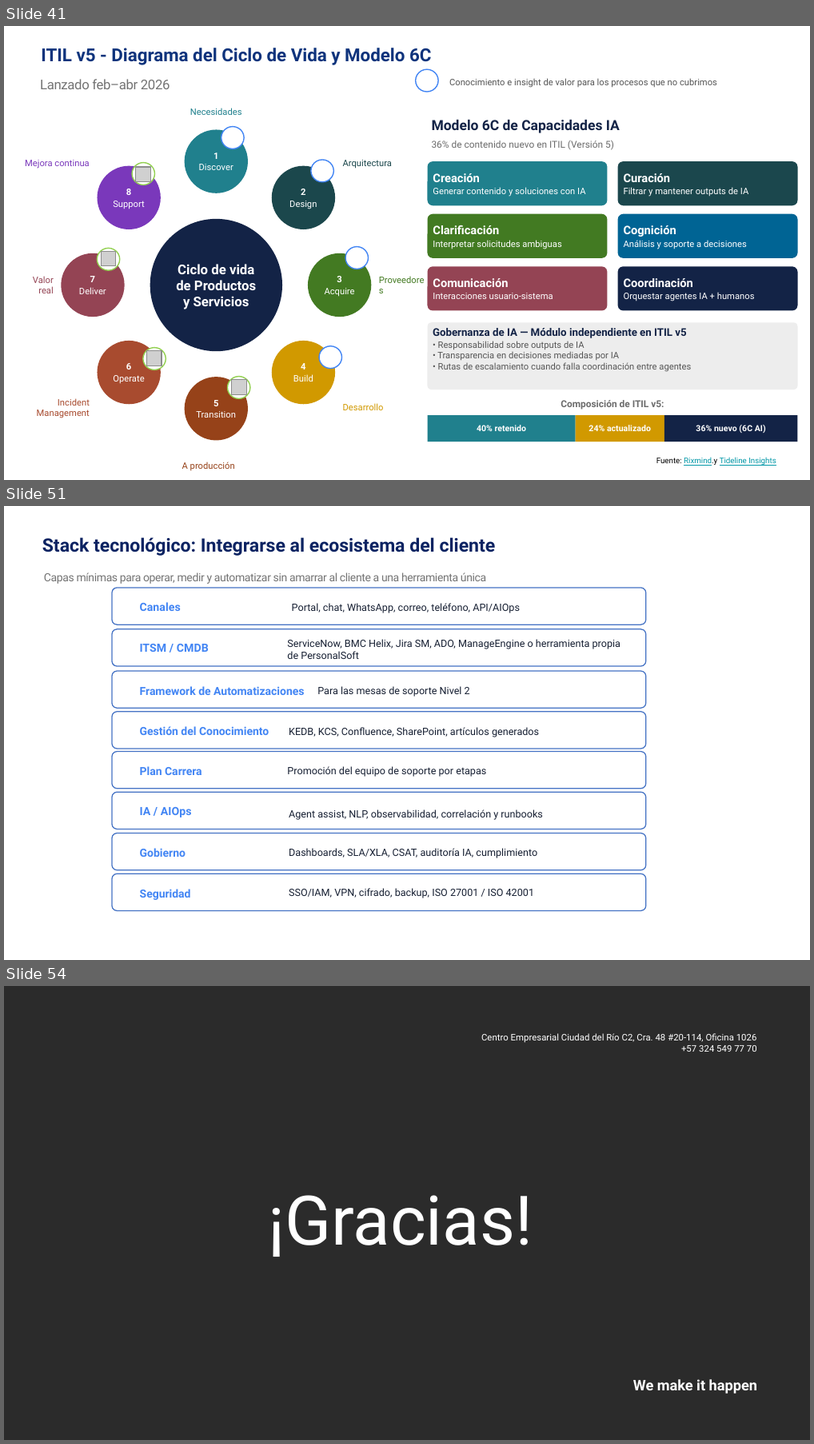
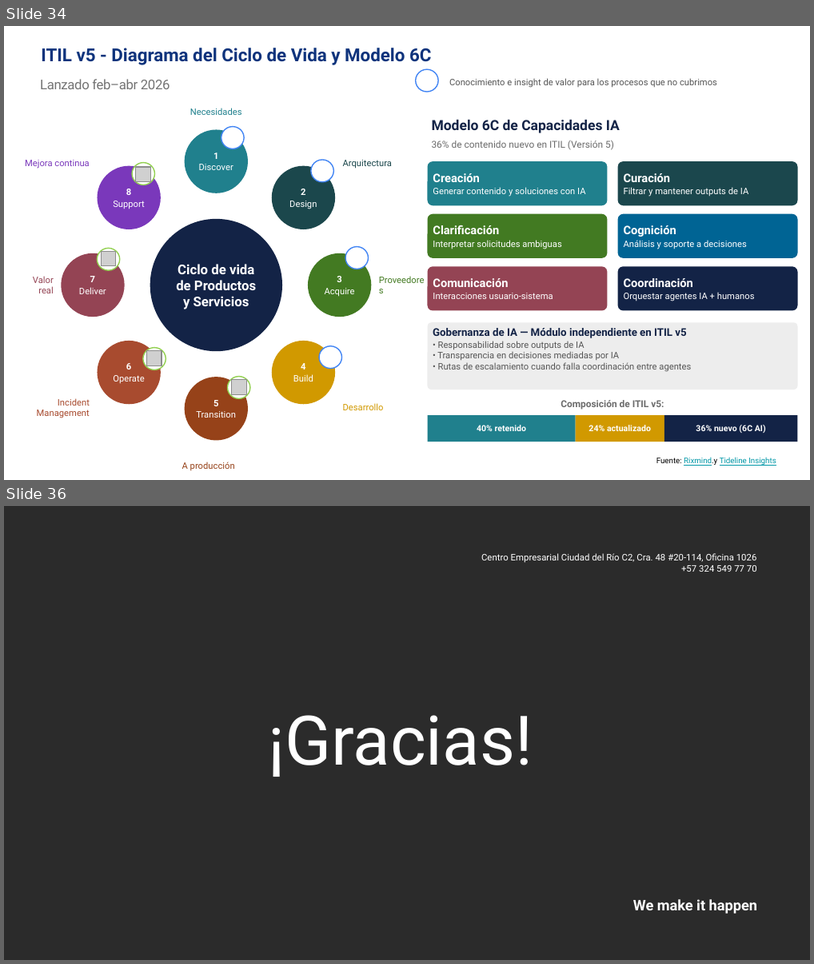
Before and after one commit to nataliazarthapersonalsoft/mesadeservicio-modernizacionaplicaciones, a slide deck: 01-Ideacion/01-benchmarking/Benchmarking Mesa de Servicio.pptx. Shown one above the other, each under a label of ours: slides 41, 51 and 54 before the commit, slides 34 and 36 after it; the slides between them are not shown. The pictures are 814x1444 and 814x964 pixels, drawn with LibreOffice and Linux fonts; fonts in the diff are those of the drawing; grey boxes stand for pictures; background and template pictures are left out; a plain dark background stands for a picture behind light text. Boxes give left, top, right and bottom in pixels: in the first picture for what was removed or moved away, otherwise in the second. Text is boxed around its words. In the diff, an @@ line names an element or a change of style, - is before the commit and + after.

```diff
--- a/01-Ideacion/01-benchmarking/Benchmarking Mesa de Servicio.pptx
+++ b/01-Ideacion/01-benchmarking/Benchmarking Mesa de Servicio.pptx
@@ slide 51 removed at (4,506,810,960), background #FFFFFF @@
@@ text removed at (42,537,496,556) @@
-Stack tecnológico: Integrarse al ecosistema del cliente
@@ text removed at (44,572,486,584) @@
-Capas mínimas para operar, medir y automatizar sin amarrar al cliente a una herramienta única
@@ rounded rectangle removed at (112,588,646,624) @@
@@ text removed at (140,602,181,611) @@
-Canales
@@ text removed at (292,603,520,613) @@
-Portal, chat, WhatsApp, correo, teléfono, API/AIOps
@@ rounded rectangle removed at (112,629,646,667) @@
@@ text removed at (140,644,209,652) @@
-ITSM / CMDB
@@ rectangle removed at (280,632,631,658) @@
-ServiceNow, BMC Helix, Jira SM, ADO, ManageEngine o herramienta propia de PersonalSoft
@@ rounded rectangle removed at (112,671,646,708) @@
@@ text removed at (140,686,305,695) @@
-Framework de Automatizaciones
@@ text removed at (318,686,470,696) @@
-Para las mesas de soporte Nivel 2
@@ rounded rectangle removed at (112,712,646,748) @@
@@ text removed at (140,726,269,735) @@
-Gestión del Conocimiento
@@ text removed at (289,727,539,737) @@
-KEDB, KCS, Confluence, SharePoint, artículos generados
@@ rounded rectangle removed at (112,751,646,788) @@
@@ text removed at (140,766,202,775) @@
-Plan Carrera
@@ text removed at (287,766,486,776) @@
-Promoción del equipo de soporte por etapas
@@ rounded rectangle removed at (112,792,646,828) @@
@@ text removed at (140,807,192,817) @@
-IA / AIOps
@@ rectangle removed at (281,804,614,826) @@
-Agent assist, NLP, observabilidad, correlación y runbooks
@@ rounded rectangle removed at (112,832,646,870) @@
@@ text removed at (140,848,186,856) @@
-Gobierno
@@ text removed at (289,848,538,858) @@
-Dashboards, SLA/XLA, CSAT, auditoría IA, cumplimiento
@@ rounded rectangle removed at (112,874,646,911) @@
@@ text removed at (140,888,191,900) @@
-Seguridad
@@ text removed at (289,888,534,898) @@
-SSO/IAM, VPN, cifrado, backup, ISO 27001 / ISO 42001
@@ what was slide 41 is now slide 34 @@
@@ what was slide 54 is now slide 36 @@
```
Also in this commit, not shown: 7 slides changed, 6 slides added, 23 other slides removed, 5 other files.
